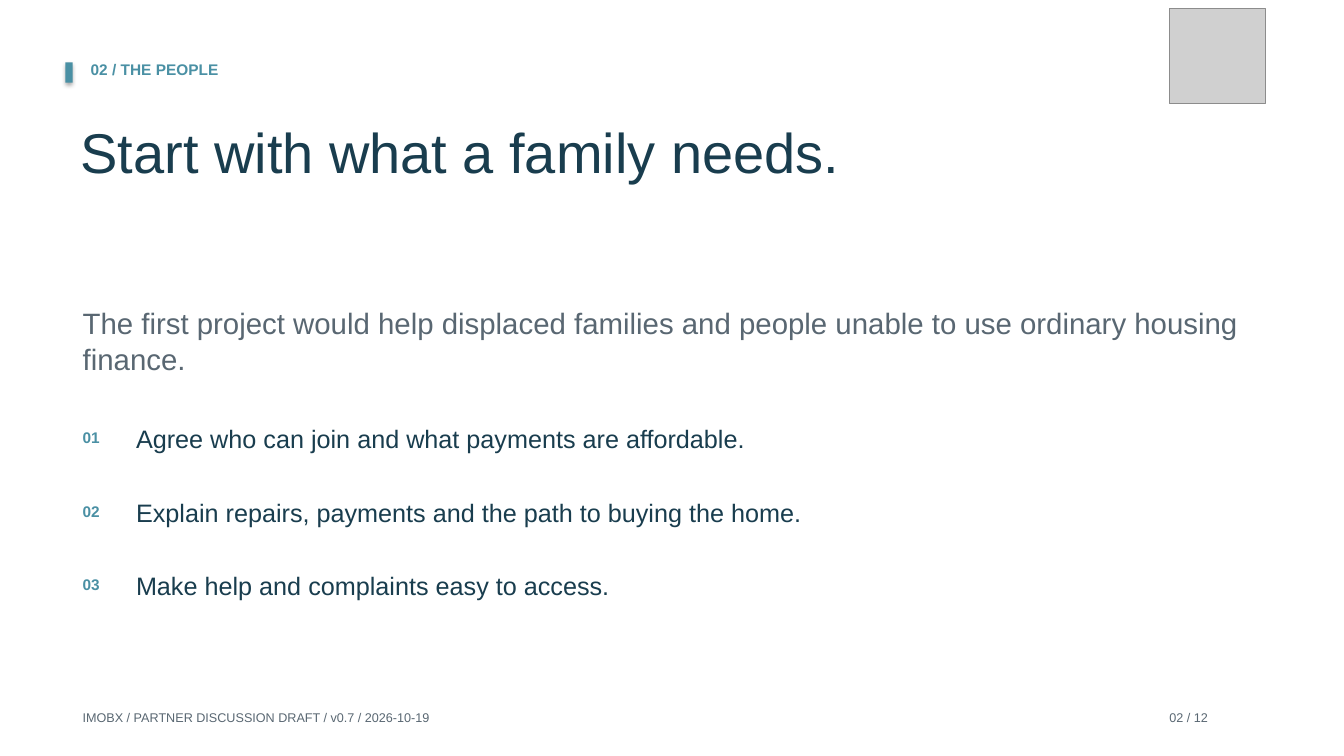
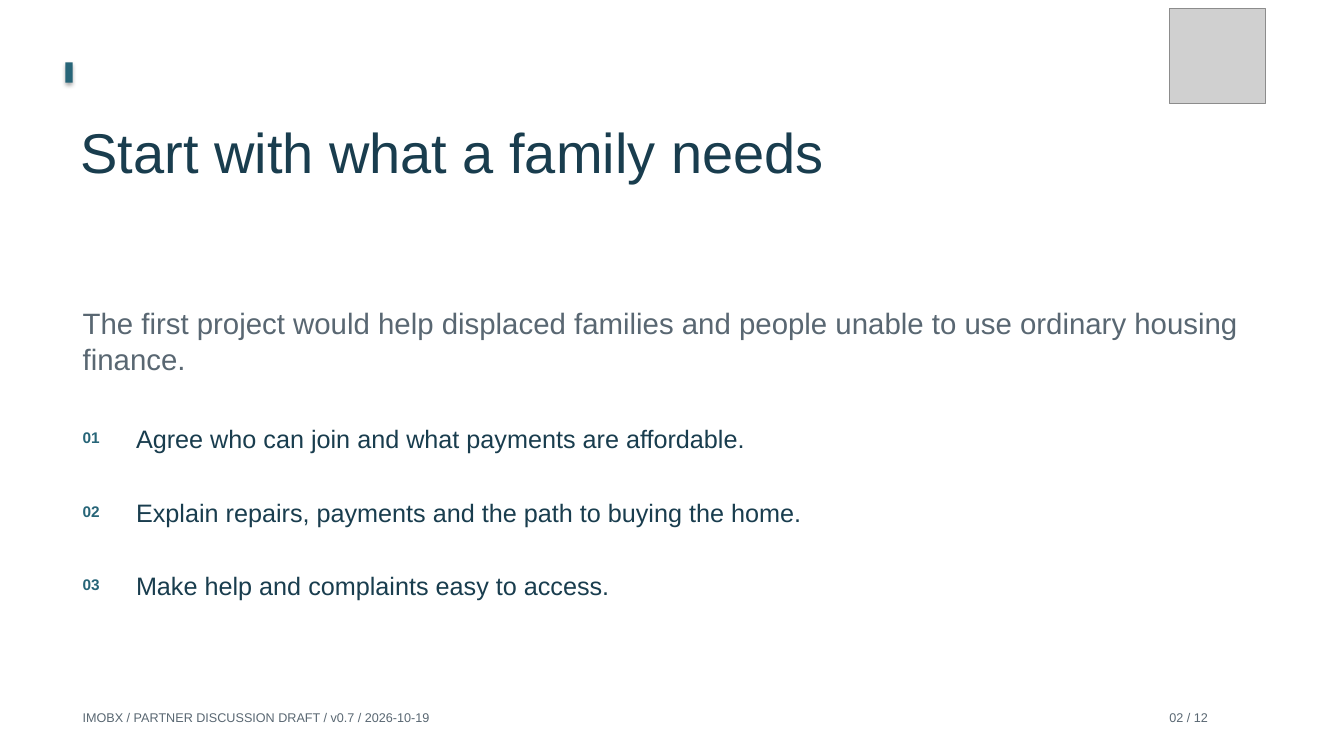
Before and after one commit to Siah-kin/imobx-website, a slide deck: slide 2 of pitchdeck.pptx. Drawn at 1344x756 pixels with LibreOffice and Linux fonts; fonts in the diff are those of the drawing; grey boxes stand for pictures. Boxes give left, top, right and bottom in pixels: in the first picture for what was removed or moved away, otherwise in the second. Text is boxed around its words. In the diff, an @@ line names an element or a change of style, - is before the commit and + after.

```diff
--- a/pitchdeck.pptx
+++ b/pitchdeck.pptx
@@ rectangle at (x1=66, y1=63, x2=73, y2=83): fill #4A90A4 to #276578 @@
@@ text removed at (x1=91, y1=64, x2=219, y2=75) @@
-02 / THE PEOPLE
@@ text at (x1=81, y1=132, x2=824, y2=183): text changed @@
-Start with what a family needs.
+Start with what a family needs
@@ text colour #4A90A4 to #276578 in 3 elements at (x1=83, y1=432, x2=100, y2=443), (x1=83, y1=506, x2=100, y2=517), (x1=83, y1=579, x2=100, y2=590) @@
```
Also in this commit, not shown: 11 other slides changed, 38 other files.
